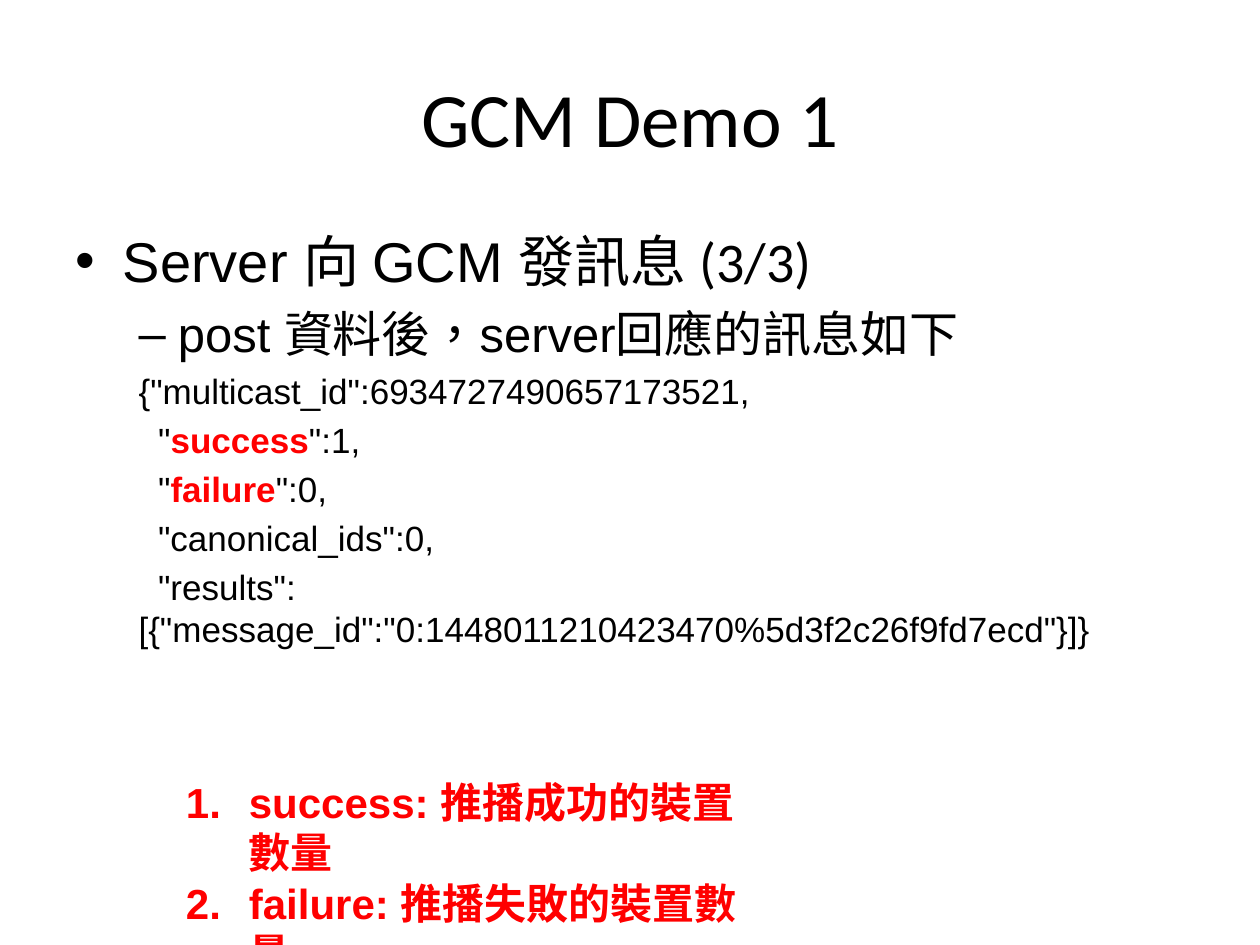
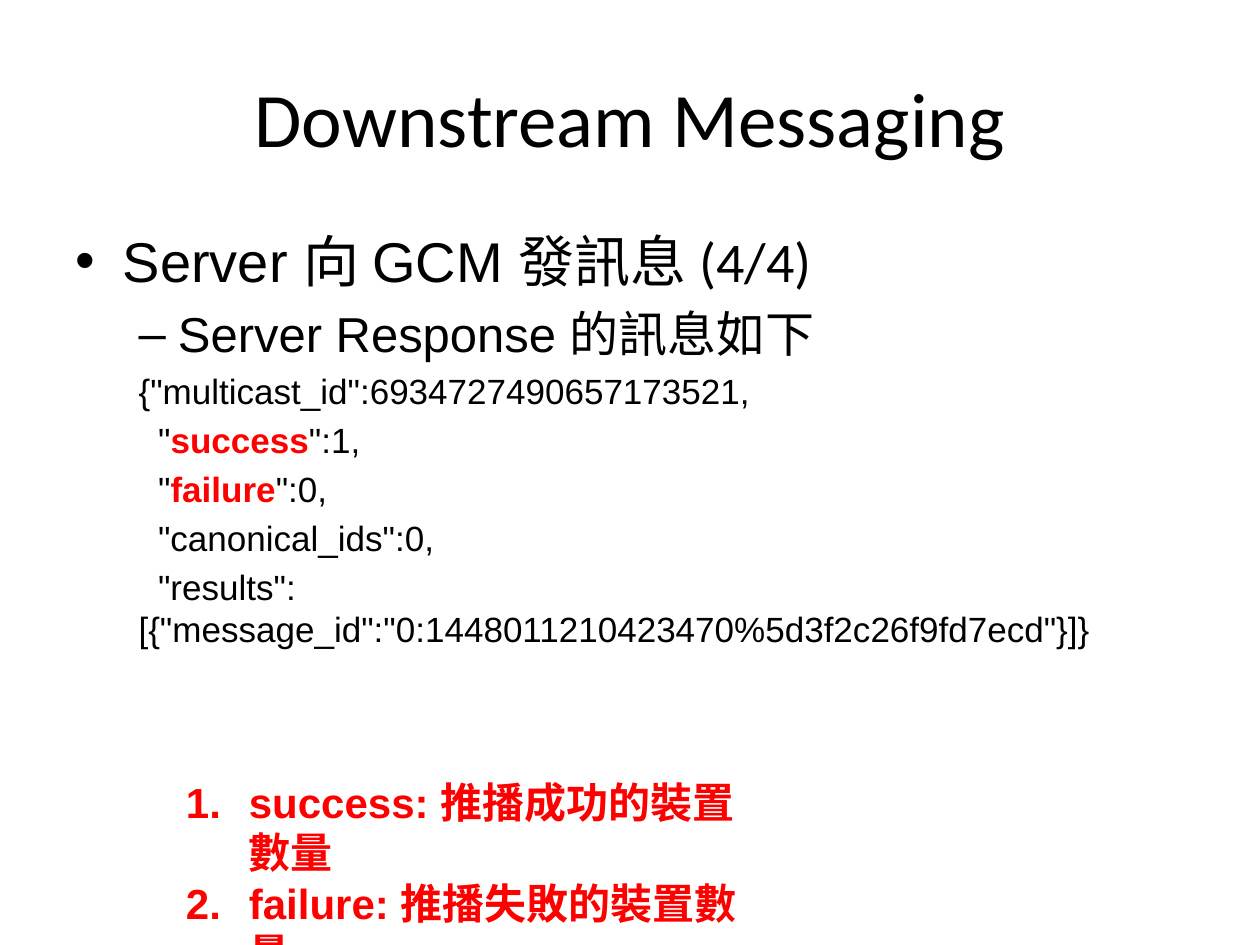
Before and after one commit to sonnyshih/AndroidDemoSample, a slide deck: slide 27 of CustomerUIDemo/GCM instruction.pptx (slide 19 before the commit). Drawn at 1260x945 pixels with LibreOffice and Linux fonts; fonts in the diff are those of the drawing. Boxes give left, top, right and bottom in pixels: in the first picture for what was removed or moved away, otherwise in the second. Text is boxed around its words. In the diff, an @@ line names an element or a change of style, - is before the commit and + after.

Commit message:
1. Modify GCM instruction.pptx 2. Modify the Downstream Messaging Demo

```diff
--- a/CustomerUIDemo/GCM instruction.pptx
+++ b/CustomerUIDemo/GCM instruction.pptx
@@ title at [255, 94, 1005, 161]: text changed @@
-GCM Demo 1
+Downstream Messaging
@@ text at [123, 234, 815, 362]: text changed @@
-• Server 向 GCM 發訊息 (3/3)
-  – post 資料後，server回應的訊息如下
+• Server 向 GCM 發訊息 (4/4)
+  – Server Response 的訊息如下
```
Also in this commit, not shown: 6 other slides changed, 8 slides added, 7 other files.
